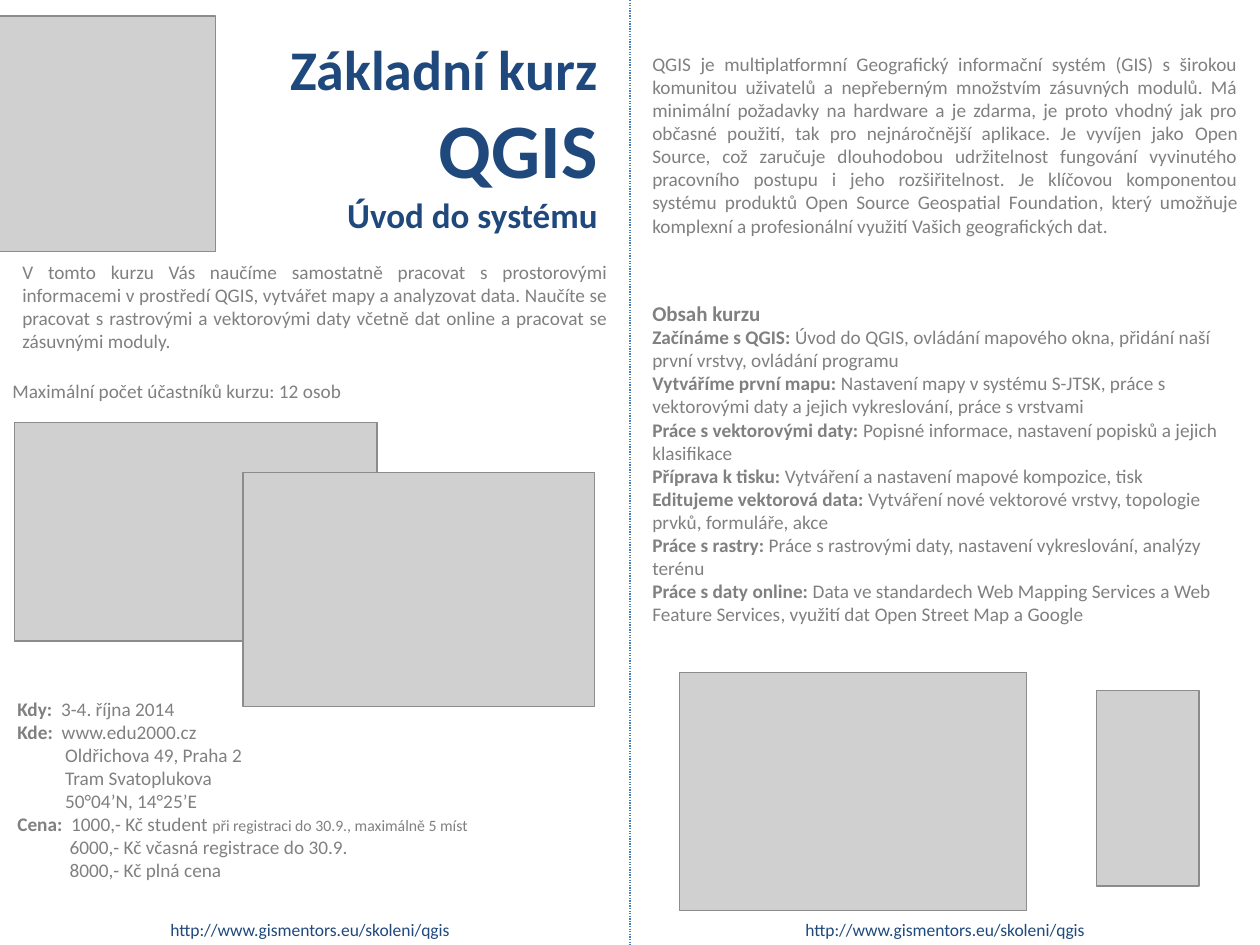
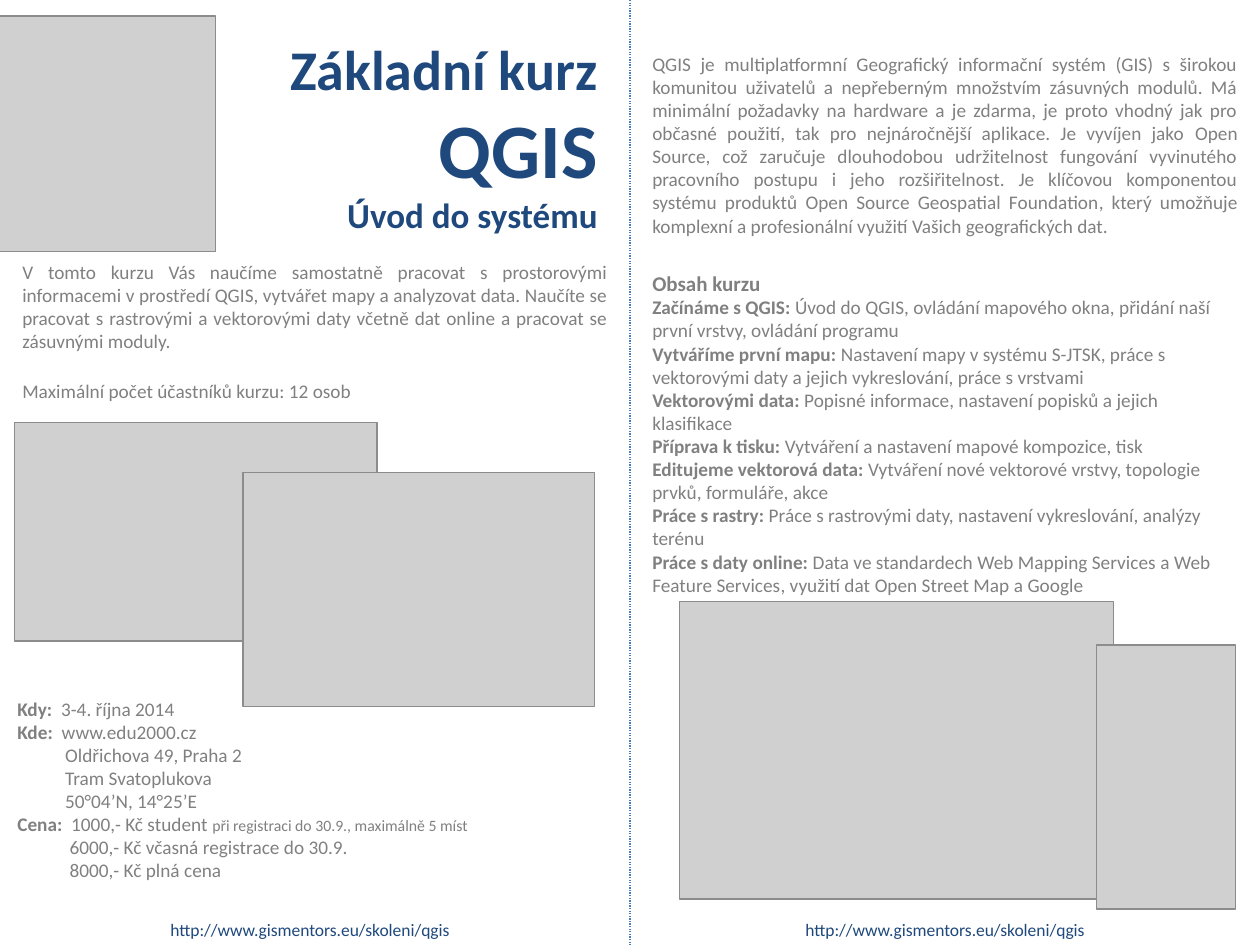
Before and after one commit to GISMentors/gismentors.github.io, a slide deck: slide 1 of skoleni/skoleni-qgis-zakladni.pptx. Drawn at 1260x945 pixels with LibreOffice and Linux fonts; fonts in the diff are those of the drawing; grey boxes stand for pictures. Boxes give left, top, right and bottom in pixels: in the first picture for what was removed or moved away, otherwise in the second. Text is boxed around its words. In the diff, an @@ line names an element or a change of style, - is before the commit and + after.

Commit message:
Leaflet QGIS Pokročilí Draft 0.1

```diff
--- a/skoleni/skoleni-qgis-zakladni.pptx
+++ b/skoleni/skoleni-qgis-zakladni.pptx
@@ text "Obsah kurzu": place and size @@
-text "Obsah kurzu" at <box>652,306,1216,624</box>
+text "Obsah kurzu" at <box>652,276,1210,595</box>
@@ text "Maximální počet účastníků kurzu: 12 ...": place and size @@
-text "Maximální počet účastníků kurzu: 12 ..." at <box>12,384,341,401</box>
+text "Maximální počet účastníků kurzu: 12 ..." at <box>22,384,351,401</box>
@@ text at <box>652,393,1158,430</box>: text changed @@
-Práce s vektorovými daty: Popisné informace, nastavení popisků a jejich klasifikace
+Vektorovými data: Popisné informace, nastavení popisků a jejich klasifikace
@@ picture: place and size @@
-picture at <box>679,673,1027,911</box>
+picture at <box>679,601,1114,898</box>
@@ picture: place and size @@
-picture at <box>1096,690,1200,886</box>
+picture at <box>1096,645,1235,908</box>
```
Also in this commit, not shown: 3 other files.
